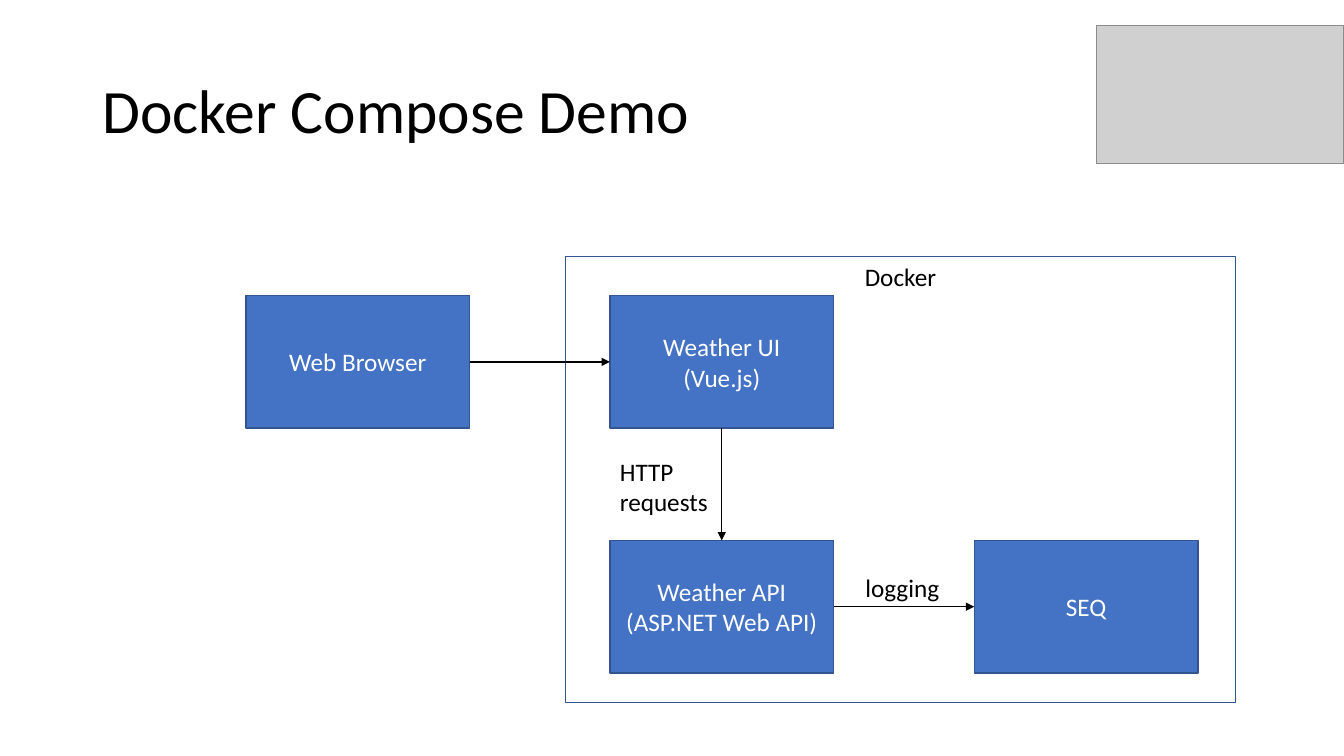
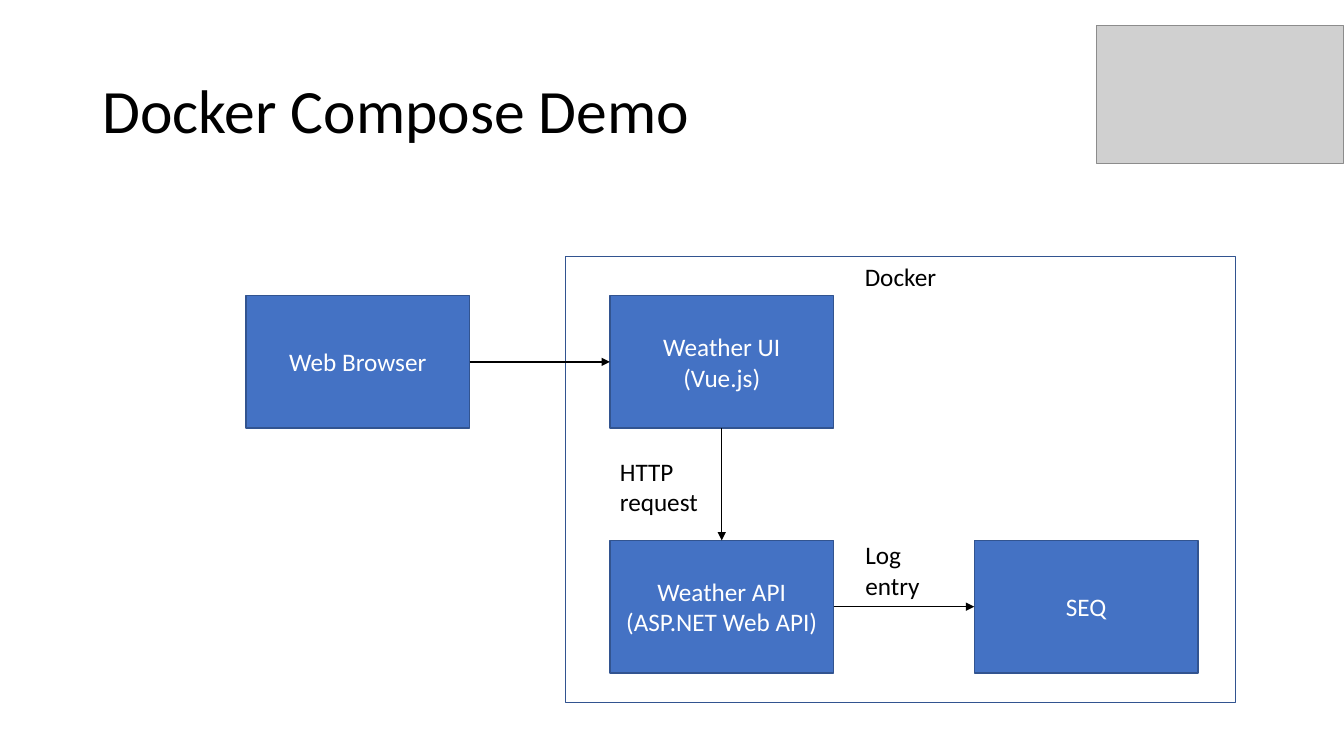
Before and after one commit to aljazsim/docker-masterclass-examples, a slide deck: slide 60 of Docker Masterclass.pptx (slide 55 before the commit). Drawn at 1344x756 pixels with LibreOffice and Linux fonts; fonts in the diff are those of the drawing; grey boxes stand for pictures. Boxes give left, top, right and bottom in pixels: in the first picture for what was removed or moved away, otherwise in the second. Text is boxed around its words. In the diff, an @@ line names an element or a change of style, - is before the commit and + after.

```diff
--- a/Docker Masterclass.pptx
+++ b/Docker Masterclass.pptx
@@ text at (620,464,698,515): text changed @@
-HTTP requests
+HTTP request
@@ text at (865,547,919,599): text changed @@
-logging
+Log
+entry
```
Also in this commit, not shown: 12 other slides changed, 6 slides added.
